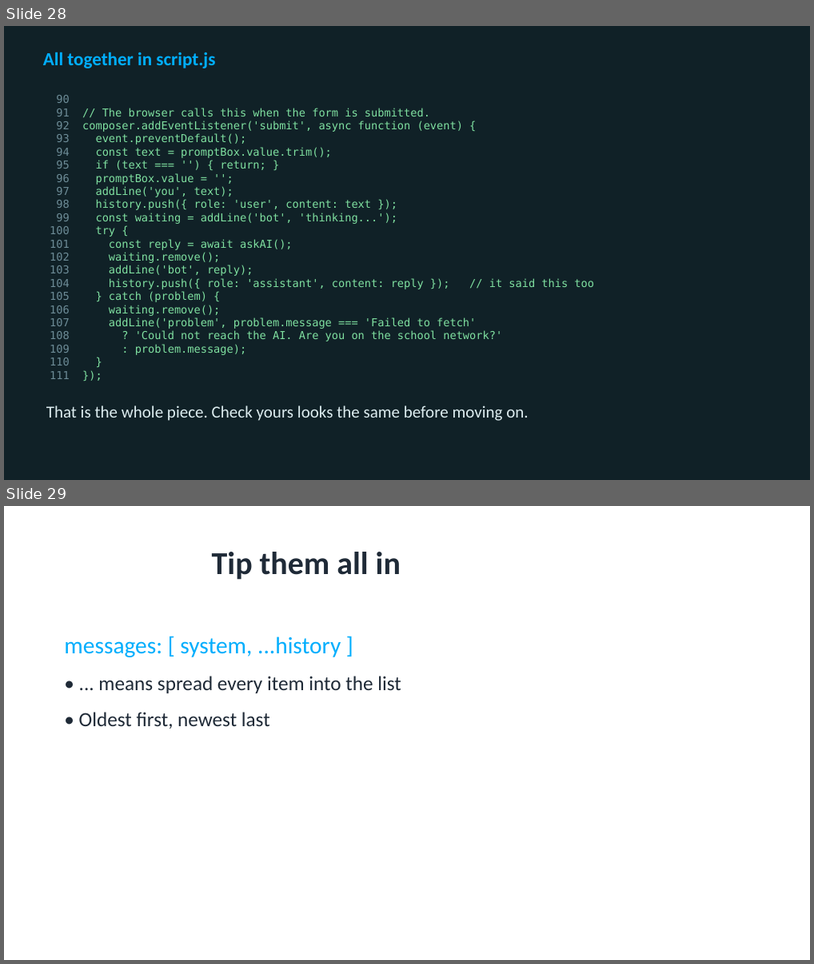
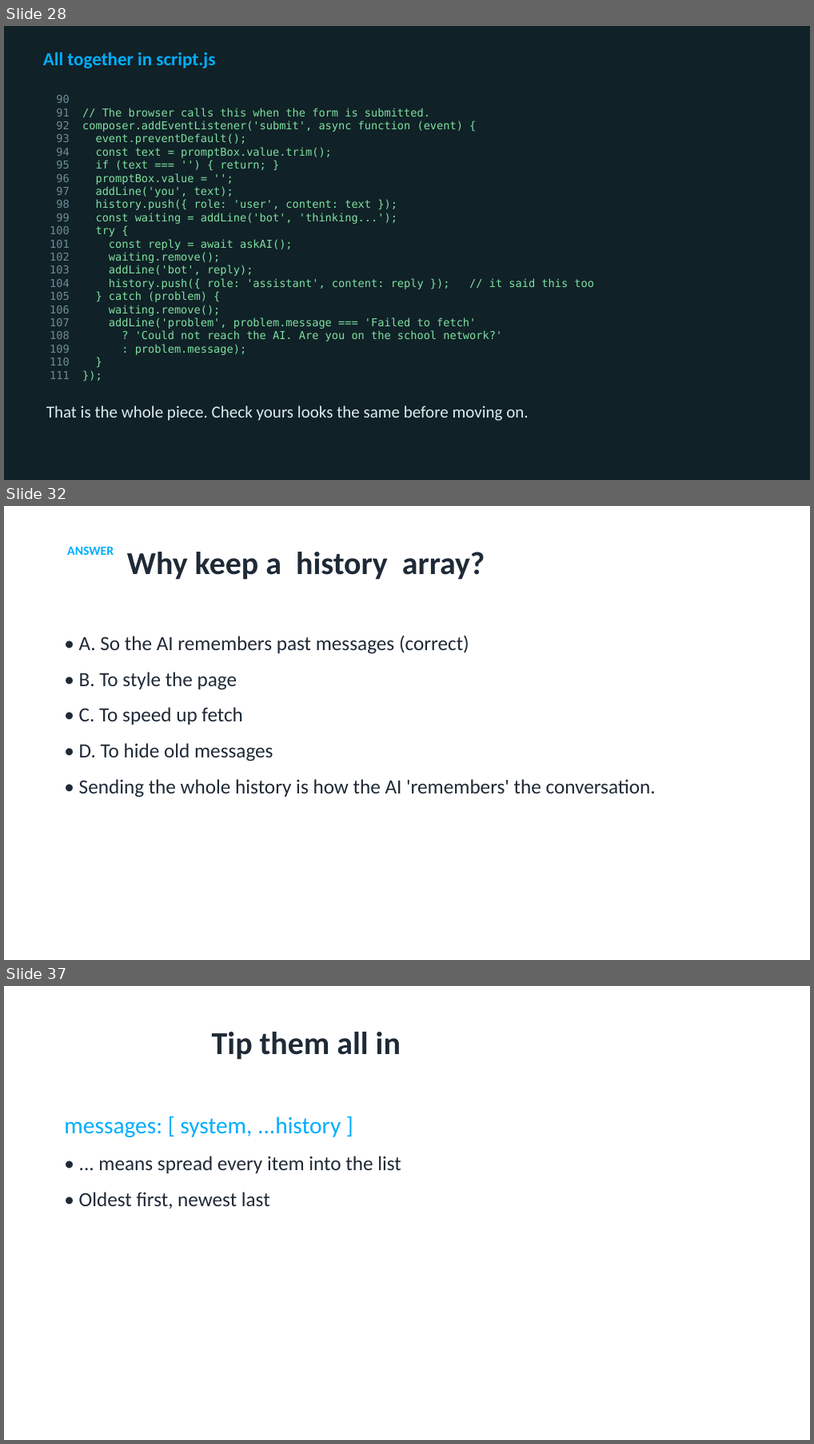
Before and after one commit to utgapps/utgapps.github.io, a slide deck: ai101/slides/week-07.pptx. Shown one above the other, each under a label of ours: slides 28 and 29 before the commit, slides 28, 32 and 37 after it; the slides between them are not shown. The pictures are 814x964 and 814x1444 pixels, drawn with LibreOffice and Linux fonts; fonts in the diff are those of the drawing. Boxes give left, top, right and bottom in pixels: in the first picture for what was removed or moved away, otherwise in the second. Text is boxed around its words. In the diff, an @@ line names an element or a change of style, - is before the commit and + after.

```diff
--- a/ai101/slides/week-07.pptx
+++ b/ai101/slides/week-07.pptx
@@ slide 32 added at (x1=4, y1=506, x2=810, y2=960), background #FFFFFF @@
@@ text added at (x1=67, y1=546, x2=114, y2=555), 15 pt, text #01AEFD, bold @@
+ANSWER
@@ title added at (x1=127, y1=552, x2=486, y2=580), 38 pt, text #1F2A37, bold @@
+Why keep a history array?
@@ text added at (x1=79, y1=635, x2=656, y2=797), 24 pt, text #1F2A37 @@
+• A. So the AI remembers past messages (correct)
+• B. To style the page
+• C. To speed up fetch
+• D. To hide old messages
+• Sending the whole history is how the AI 'remembers' the conversation.
@@ what was slide 29 is now slide 37 @@
```
Also in this commit, not shown: 7 other slides added, 32 other files.
